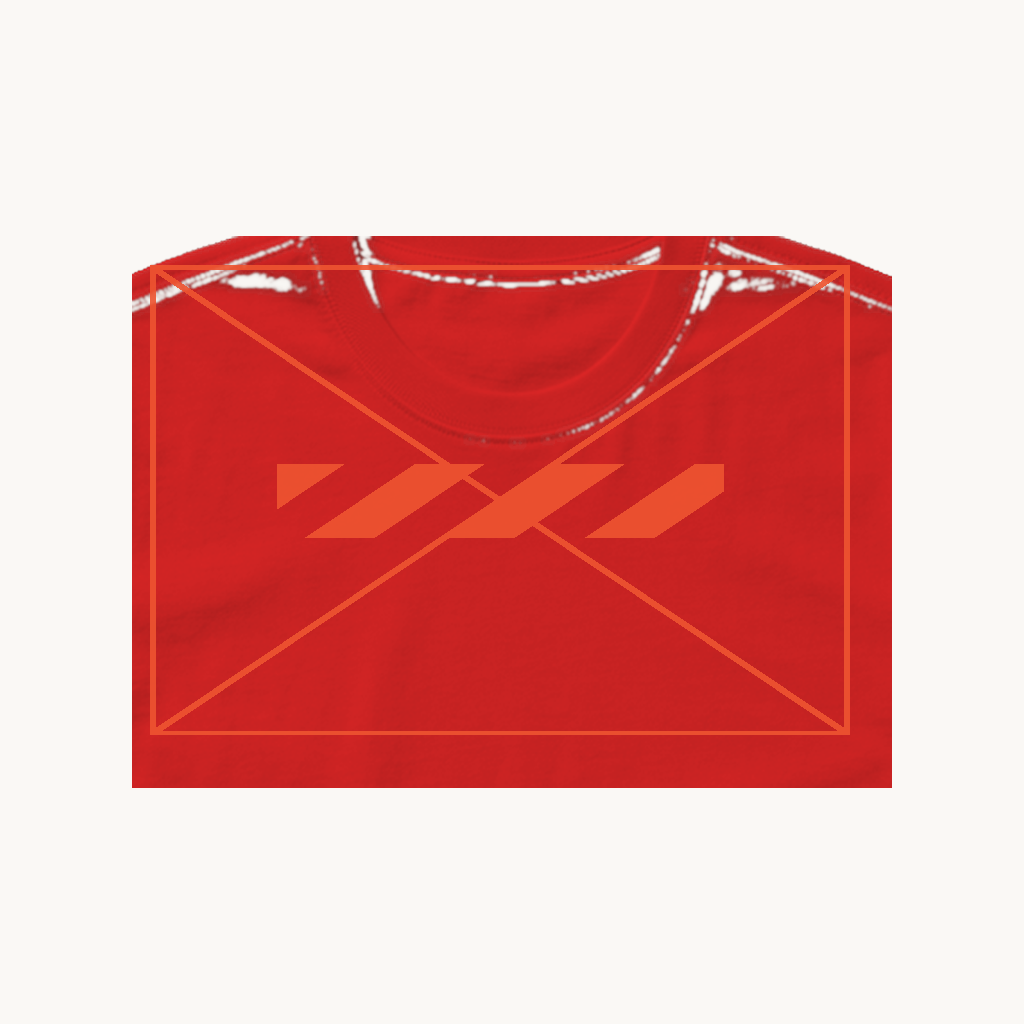
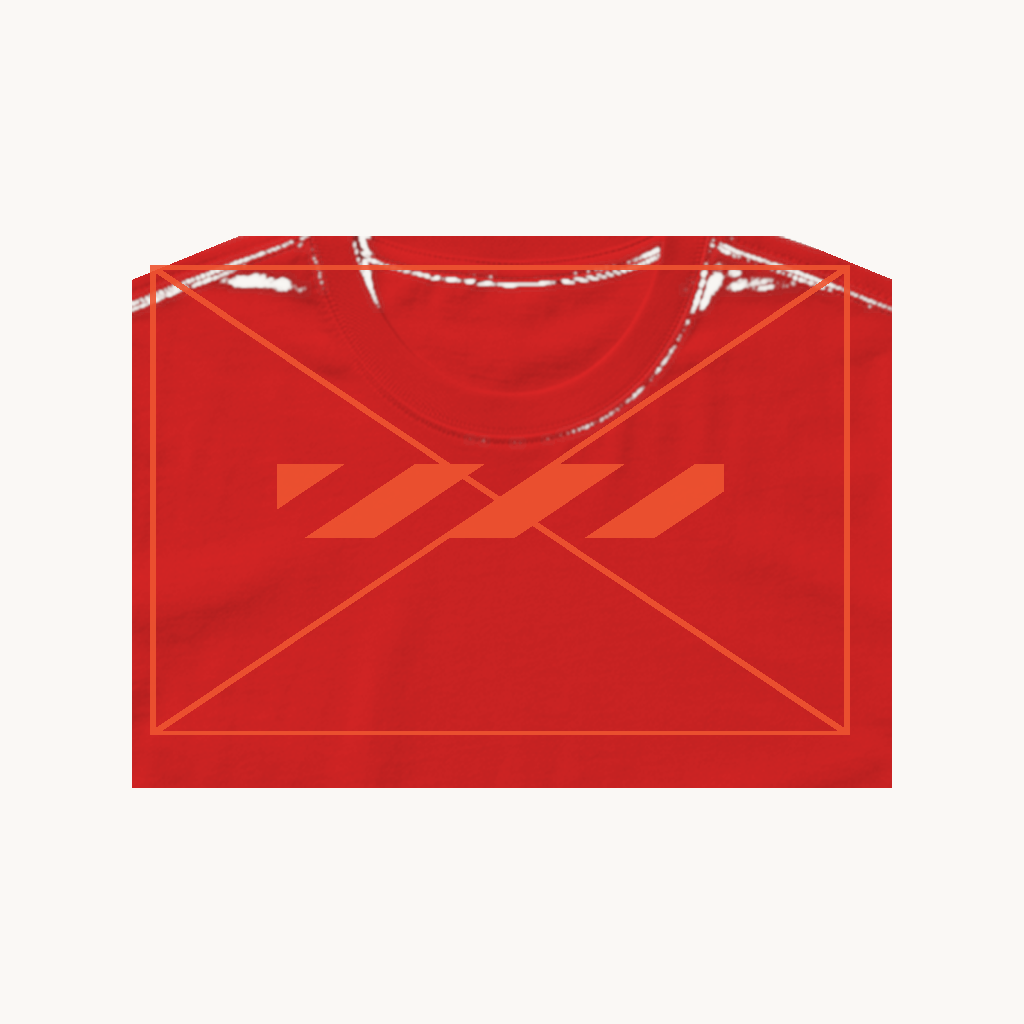
Layer changes from the first w=1024, h=1024 image to the second:
painted on "10 Product Base - tshirt - red - neck-label" over [132, 236, 892, 280]